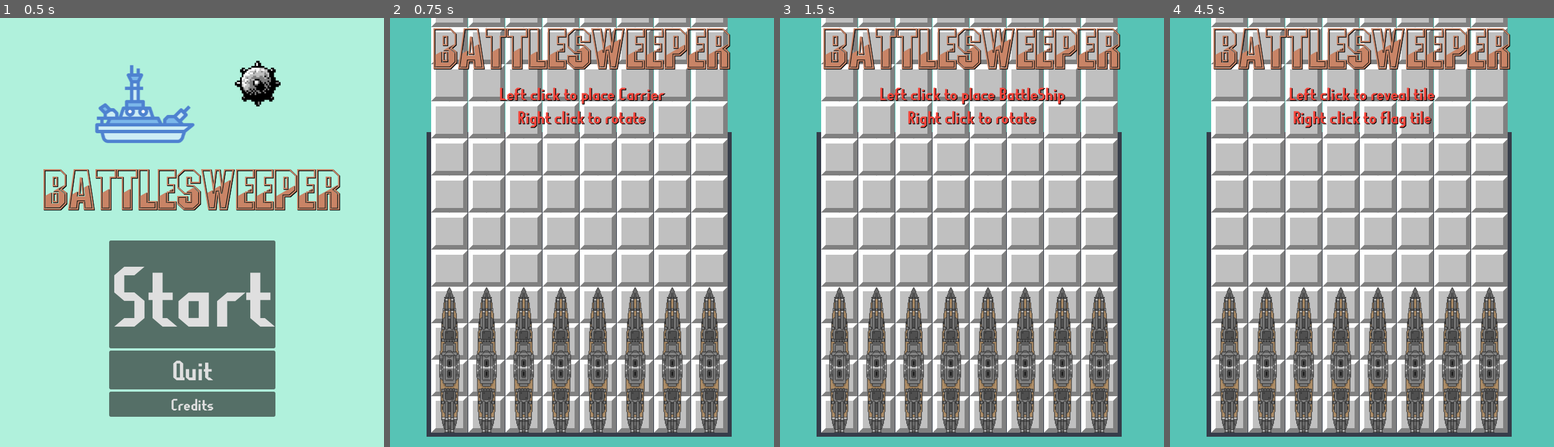
Above: before the commit, frames 1-4 (left to right).
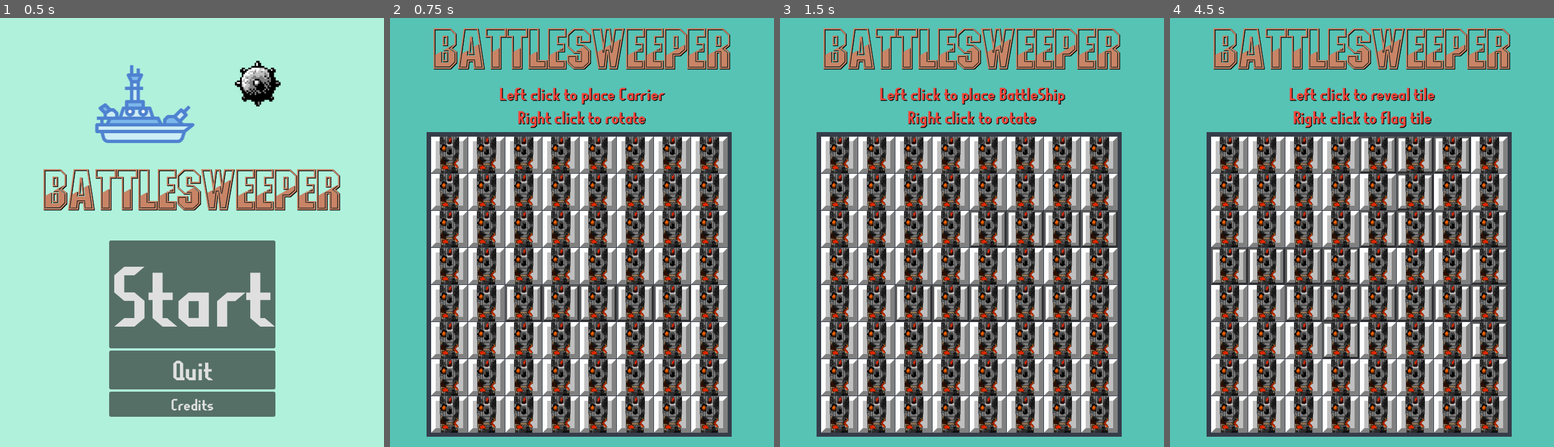
Above: after the commit, the same moments.

Repository: OverTimeChaos/BattleSweeper
Game: Godot game, scene res://Codes and Screens/TitleScreen.tscn
Two runs of this game, one before a commit and one after it. Both use one fixed random seed, a clock stepped at 60 frames per second and the inputs below.
Inputs (mouse positions are in pixels of both pictures, inside the frame that each line leads up to):
- Up to frame 1 (0.5 s): no input
- Up to frame 2 (0.75 s): click "Start" at 0.5 s
- Up to frame 3 (1.5 s): tap Enter (Enter) at 1.25, 1.35 s; move the mouse to (1056, 211) at 1.27 s; click (1056, 211) at 1.42 s
- Up to frame 4 (4.5 s): tap Enter (Enter) at 2, 2.75, 3.5, 3.6, 4.25 s; move the mouse to (1285, 253) at 2.02 s; click (1285, 253) at 2.1 s; move the mouse to (1400, 138) at 2.77 s; hold Right mouse button (RightClick) 2.78-3.53 s; click (1400, 138) at 2.92 s; move the mouse to (1342, 318) at 3.52 s; click (1342, 318) at 3.67 s; move the mouse to (1477, 296) at 4.27 s; press the mouse at (1477, 296) at 4.28 s

Frame 1 is identical in both runs. In frame 2, 44% of the frame differs, in the area x 10-88%, y 0-97%; in frame 3, 44%; in frame 4, 45%.

Commit message:
Sprite work!

Diff:
--- a/Godot project/Codes and Screens/Tile.tscn
+++ b/Godot project/Codes and Screens/Tile.tscn
@@ -16,7 +16,26 @@
 [ext_resource type="Texture2D" uid="uid://sq13oucruvmi" path="res://Decals/MineSweeper/cells/WinmineXP/cell8.svg" id="10_hdxr2"]
 [ext_resource type="Texture2D" uid="uid://d3gmn7m7ypi5s" path="res://Decals/TileHover.png" id="11_8vhnq"]
 [ext_resource type="Texture2D" uid="uid://bntwy3tpkdh1u" path="res://Decals/UsedMine.png" id="11_up7g6"]
-[ext_resource type="Texture2D" uid="uid://dfouv0snqo803" path="res://Decals/Ships/BattleShip/ShipBattleshipBuilt.png" id="17_plmx3"]
+[ext_resource type="Texture2D" uid="uid://cyicowghmt8yi" path="res://Decals/Ships/Carrier/ShipCarrierPart1.png" id="17_1kq51"]
+[ext_resource type="Texture2D" uid="uid://w7w524ge17nn" path="res://Decals/Ships/Carrier/ShipCarrierPart2.png" id="18_5os3p"]
+[ext_resource type="Texture2D" uid="uid://des2apityhr54" path="res://Decals/Ships/Carrier/ShipCarrierPart3.png" id="19_pnj5j"]
+[ext_resource type="Texture2D" uid="uid://lei5vo50icdx" path="res://Decals/Ships/Carrier/ShipCarrierPart4.png" id="20_vt4yk"]
+[ext_resource type="Texture2D" uid="uid://cngp6oq4s346g" path="res://Decals/Ships/Carrier/ShipCarrierPart5.png" id="21_tffyf"]
+[ext_resource type="Texture2D" uid="uid://bujf8kogw0fut" path="res://Decals/Ships/BattleShip/ShipBattleshipPart1.png" id="22_ac2pt"]
+[ext_resource type="Texture2D" uid="uid://hrl4rexpayn8" path="res://Decals/Ships/BattleShip/ShipBattleshipPart2.png" id="23_btq3q"]
+[ext_resource type="Texture2D" uid="uid://c0ja6nvcjihkp" path="res://Decals/Ships/BattleShip/ShipBattleshipPart3.png" id="24_nr8op"]
+[ext_resource type="Texture2D" uid="uid://ccwt6xrjyq4h3" path="res://Decals/Ships/BattleShip/ShipBattleshipPart4.png" id="25_wyeti"]
+[ext_resource type="Texture2D" uid="uid://cgdfx88edwwae" path="res://Decals/Ships/Cruiser/ShipCruiserPart1.png" id="26_efle6"]
+[ext_resource type="Texture2D" uid="uid://bgno2r0uhxq8u" path="res://Decals/Ships/Cruiser/ShipCruiserPart2.png" id="27_14mgx"]
+[ext_resource type="Texture2D" uid="uid://cfgsm56ydgp86" path="res://Decals/Ships/Cruiser/ShipCruiserPart3.png" id="28_sleam"]
+[ext_resource type="Texture2D" uid="uid://dh1qy50xgjkbw" path="res://Decals/Ships/Submarine/ShipSubMarinePart1.png" id="29_o4jbj"]
+[ext_resource type="Texture2D" uid="uid://crxpdgomwsbt3" path="res://Decals/Ships/Submarine/ShipSubMarinePart2.png" id="30_sa1s7"]
+[ext_resource type="Texture2D" uid="uid://b10byxp03idel" path="res://Decals/Ships/Submarine/ShipSubMarinePart3.png" id="31_oes31"]
+[ext_resource type="Texture2D" uid="uid://c147kuao1h71h" path="res://Decals/Ships/Destroyer/ShipDestroyerPart1.png" id="32_r21lt"]
+[ext_resource type="Texture2D" uid="uid://dlux7t10ebb2" path="res://Decals/Ships/Destroyer/ShipDestroyerPart2.png" id="33_gsg6i"]
+[ext_resource type="Texture2D" uid="uid://7fyxkyfnhc5c" path="res://Decals/Ships/BattleShip/ShipBattleshipDestoryPart1.png" id="34_2dqnr"]
+[ext_resource type="Texture2D" uid="uid://b2f75pon6ndov" path="res://Decals/Ships/BattleShip/ShipBattleshipDestoryPart2.png" id="35_l2g1m"]
+[ext_resource type="Texture2D" uid="uid://csll0qyb0rg3a" path="res://Decals/Ships/BattleShip/ShipBattleshipDestoryPart3.png" id="36_v0ub6"]
 
 [sub_resource type="SpriteFrames" id="SpriteFrames_bh2tx"]
 animations = [{
@@ -71,6 +90,72 @@
 }]
 
 [sub_resource type="SpriteFrames" id="SpriteFrames_5t6pt"]
+animations = [{
+"frames": [{
+"duration": 1.0,
+"texture": ExtResource("17_1kq51")
+}, {
+"duration": 1.0,
+"texture": ExtResource("18_5os3p")
+}, {
+"duration": 1.0,
+"texture": ExtResource("19_pnj5j")
+}, {
+"duration": 1.0,
+"texture": ExtResource("20_vt4yk")
+}, {
+"duration": 1.0,
+"texture": ExtResource("21_tffyf")
+}, {
+"duration": 1.0,
+"texture": ExtResource("22_ac2pt")
+}, {
+"duration": 1.0,
+"texture": ExtResource("23_btq3q")
+}, {
+"duration": 1.0,
+"texture": ExtResource("24_nr8op")
+}, {
+"duration": 1.0,
+"texture": ExtResource("25_wyeti")
+}, {
+"duration": 1.0,
+"texture": ExtResource("26_efle6")
+}, {
+"duration": 1.0,
+"texture": ExtResource("27_14mgx")
+}, {
+"duration": 1.0,
+"texture": ExtResource("28_sleam")
+}, {
+"duration": 1.0,
+"texture": ExtResource("29_o4jbj")
+}, {
+"duration": 1.0,
+"texture": ExtResource("30_sa1s7")
+}, {
+"duration": 1.0,
+"texture": ExtResource("31_oes31")
+}, {
+"duration": 1.0,
+"texture": ExtResource("32_r21lt")
+}, {
+"duration": 1.0,
+"texture": ExtResource("33_gsg6i")
+}, {
+"duration": 1.0,
+"texture": ExtResource("34_2dqnr")
+}, {
+"duration": 1.0,
+"texture": ExtResource("35_l2g1m")
+}, {
+"duration": 1.0,
+"texture": ExtResource("36_v0ub6")
+}],
+"loop": true,
+"name": &"default",
+"speed": 5.0
+}]
 
 [node name="Tile" type="Node2D"]
 script = ExtResource("1_jb1yw")
@@ -87,30 +172,6 @@
 texture = ExtResource("3_pck60")
 
 [node name="Covered" type="AnimatedSprite2D" parent="."]
-scale = Vector2(0.4, 0.4)
-sprite_frames = SubResource("SpriteFrames_dsl7g")
-offset = Vector2(260, 600)
-
-[node name="Covered2" type="AnimatedSprite2D" parent="."]
-position = Vector2(0, -64)
-scale = Vector2(0.4, 0.4)
-sprite_frames = SubResource("SpriteFrames_dsl7g")
-offset = Vector2(260, 600)
-
-[node name="Covered3" type="AnimatedSprite2D" parent="."]
-position = Vector2(0, -128)
-scale = Vector2(0.4, 0.4)
-sprite_frames = SubResource("SpriteFrames_dsl7g")
-offset = Vector2(260, 600)
-
-[node name="Covered4" type="AnimatedSprite2D" parent="."]
-position = Vector2(0, -192)
-scale = Vector2(0.4, 0.4)
-sprite_frames = SubResource("SpriteFrames_dsl7g")
-offset = Vector2(260, 600)
-
-[node name="Covered5" type="AnimatedSprite2D" parent="."]
-position = Vector2(0, -256)
 scale = Vector2(0.4, 0.4)
 sprite_frames = SubResource("SpriteFrames_dsl7g")
 offset = Vector2(260, 600)
@@ -136,13 +197,10 @@
 texture = ExtResource("6_sqn0l")
 
 [node name="shipparts" type="AnimatedSprite2D" parent="."]
-scale = Vector2(0.4, 0.4)
+position = Vector2(104, 240)
+scale = Vector2(1.195, 1.195)
 sprite_frames = SubResource("SpriteFrames_5t6pt")
-
-[node name="ShipBattleshipBuilt" type="Sprite2D" parent="."]
-position = Vector2(104, 144)
-scale = Vector2(1.229, 1.229)
-texture = ExtResource("17_plmx3")
+frame = 19
 
 [connection signal="gui_input" from="Control" to="." method="_on_control_gui_input"]
 [connection signal="mouse_entered" from="Control" to="." method="_on_control_mouse_entered"]
Not shown: 1 places in Godot project/Codes and Screens/Tile.tscn that only renumber resources
Binary file added: Godot project/Decals/Ships/BattleShip/ShipBattleshipDestoryPart1.png
Not shown, added: Godot project/Decals/Ships/BattleShip/ShipBattleshipDestoryPart1.png.import
Binary file added: Godot project/Decals/Ships/BattleShip/ShipBattleshipDestoryPart2.png
Not shown, added: Godot project/Decals/Ships/BattleShip/ShipBattleshipDestoryPart2.png.import
Binary file added: Godot project/Decals/Ships/BattleShip/ShipBattleshipDestoryPart3.png
Not shown, added: Godot project/Decals/Ships/BattleShip/ShipBattleshipDestoryPart3.png.import
Binary file changed: Godot project/Decals/Ships/Carrier/ShipCarrierBuilt.png
Binary file added: Godot project/Decals/Ships/Carrier/ShipCarrierPart1.png
Not shown, added: Godot project/Decals/Ships/Carrier/ShipCarrierPart1.png.import
Binary file added: Godot project/Decals/Ships/Carrier/ShipCarrierPart2.png
Not shown, added: Godot project/Decals/Ships/Carrier/ShipCarrierPart2.png.import
(and 23 more such lines)
